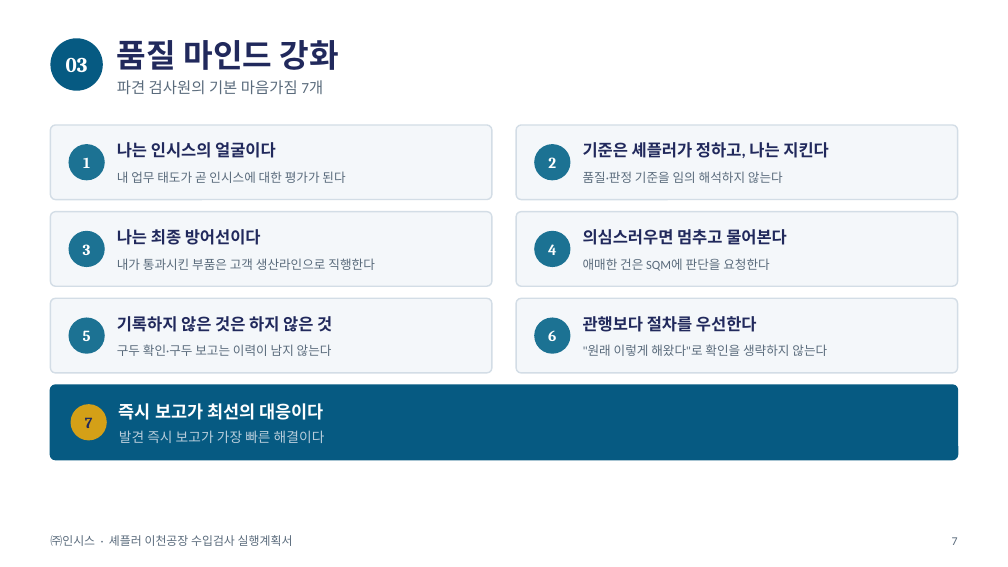
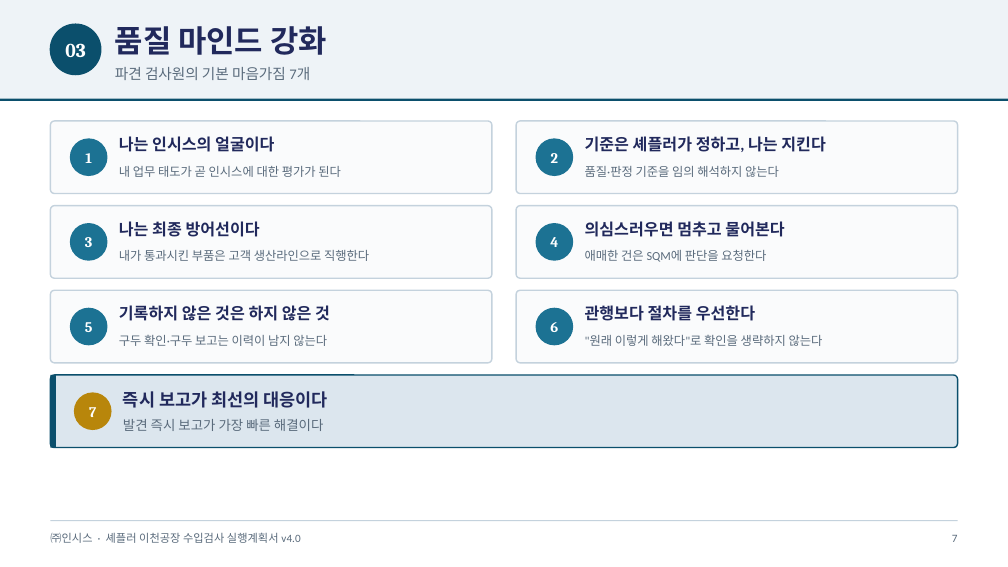
Before and after one commit to Insys-HQ/Insys-review, a slide deck: slide 7 of action_plan.pptx. Drawn at 1008x567 pixels with LibreOffice and Linux fonts; fonts in the diff are those of the drawing. Boxes give left, top, right and bottom in pixels: in the first picture for what was removed or moved away, otherwise in the second. Text is boxed around its words. In the diff, an @@ line names an element or a change of style, - is before the commit and + after.

Commit message:
action_plan.pptx v2.0 - print-optimized light background, 14 slides aligned with ims v8.3

```diff
--- a/action_plan.pptx
+++ b/action_plan.pptx
@@ rectangle added at [0, 0, 1008, 99], fill #EEF3F7 @@
@@ 3 texts, 1 ellipse: place and size @@
-3 texts, 1 ellipse at [50, 38, 339, 94]
+3 texts, 1 ellipse at [50, 24, 327, 80]
@@ text "03" at [65, 43, 85, 57]: size 15 to 14 pt @@
@@ ellipse at [50, 24, 101, 75]: fill #065A82 to #0B4F6C; outline none to #0B4F6C 1 pt @@
@@ text "품질 마인드 강화" at [115, 26, 327, 55]: size 23 to 22 pt @@
@@ size 11 to 10.5 pt in 7 elements at [85, 153, 92, 163], [551, 153, 558, 163], [550, 237, 558, 247], [85, 237, 92, 247], [85, 322, 93, 332], [550, 322, 558, 332], [115, 67, 310, 80] @@
@@ rectangle added at [0, 99, 1008, 101], fill #0B4F6C @@
@@ 4 rounded rectangles, 4 ellipses, 2 texts: place and size @@
-4 rounded rectangles, 4 ellipses, 2 texts at [50, 125, 958, 286]
+4 rounded rectangles, 4 ellipses, 2 texts at [50, 121, 958, 278]
@@ fill #F4F7FA to #FAFBFC; outline #D3DDE6 1 pt to #C4D2DD 1 pt; proportions changed in 6 elements at [50, 121, 492, 194], [516, 121, 958, 194], [50, 206, 492, 278], [516, 206, 958, 278], [50, 290, 492, 363], [516, 290, 958, 363] @@
@@ outline none to #1C7293 1 pt in 6 elements at [536, 139, 573, 175], [71, 139, 107, 175], [536, 224, 573, 260], [71, 224, 107, 260], [71, 308, 107, 345], [536, 308, 573, 345] @@
@@ size 11.8 to 11.5 pt in 6 elements at [119, 136, 274, 152], [585, 136, 825, 152], [119, 221, 260, 237], [585, 221, 784, 237], [119, 305, 330, 321], [585, 305, 755, 321] @@
@@ size 9 to 8.8 pt in 6 elements at [119, 166, 341, 177], [585, 166, 779, 177], [119, 250, 369, 261], [585, 250, 766, 262], [119, 335, 327, 346], [585, 335, 823, 346] @@
@@ 10 texts, 3 rounded rectangles, 2 ellipses: place and size @@
-10 texts, 3 rounded rectangles, 2 ellipses at [50, 229, 958, 460]
+10 texts, 3 rounded rectangles, 2 ellipses at [50, 221, 958, 448]
@@ rounded rectangle at [50, 375, 958, 448]: fill #065A82 to #DCE6EE; outline #065A82 1 pt to #0B4F6C 1 pt; proportions changed @@
@@ rectangle added at [50, 375, 56, 448], fill #0B4F6C @@
@@ text "즉시 보고가 최선의 대응이다" at [123, 391, 327, 408]: text colour #FFFFFF to #21295C @@
@@ 3 texts, 1 ellipse: place and size @@
-3 texts, 1 ellipse at [71, 403, 325, 443]
+3 texts, 1 ellipse at [75, 391, 327, 431]
@@ text "7" at [89, 407, 96, 417]: size 11 to 10.5 pt, text colour #21295C to #FFFFFF @@
@@ ellipse at [75, 393, 111, 429]: fill #D4A017 to #B8860B; outline none to #B8860B 1 pt @@
@@ text "발견 즉시 보고가 가장 빠른 ..." at [123, 419, 323, 431]: size 9.8 to 9.6 pt, text colour #B8CDDB to #5A6B7C @@
@@ text at [50, 532, 300, 543]: text changed; size 8.5 to 8 pt @@
-㈜인시스 · 셰플러 이천공장 수입검사 실행계획서
+㈜인시스 · 셰플러 이천공장 수입검사 실행계획서 v4.0
@@ rectangle added at [50, 520, 958, 521], fill #C4D2DD @@
@@ text "7" at [952, 535, 958, 542]: size 8.5 to 8 pt @@
```
Also in this commit, not shown: 11 other slides changed, 2 slides added, 1 slide removed.
